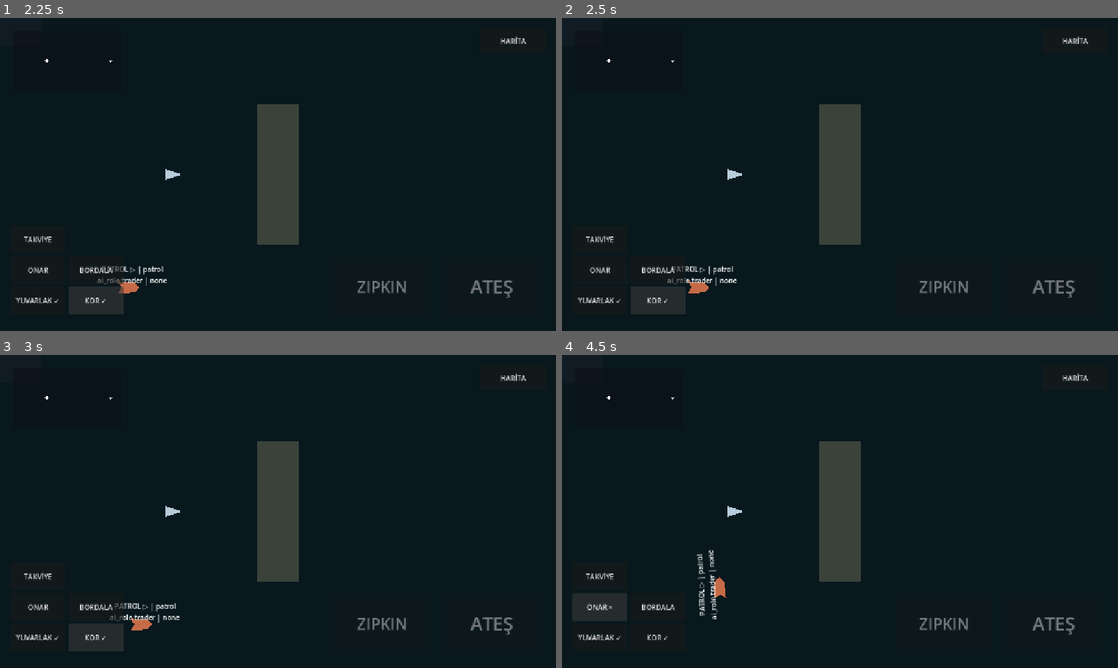
Above: before the commit, frames 1-4 (two rows, left to right).
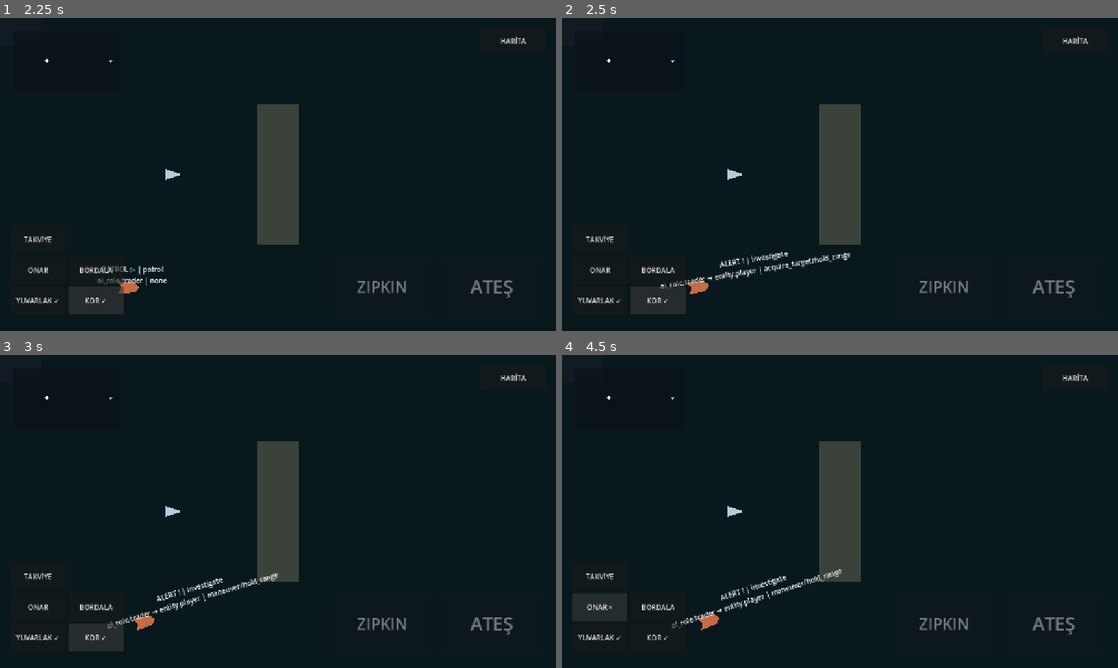
Above: after the commit, the same moments.

Repository: TheOsmanYILDIRIM/SeaCraft
Game: Godot game, scene res://src/presentation/bootstrap.tscn
The game is run twice, just before and just after one commit, with the same random seed, the same clock (stepped at 60 frames per second) and the same inputs.
Inputs:
- Up to frame 1 (2.25 s): click "YUVARLAK" at 0.5 s; click "YUVARLAK ✓" at 1.25 s; click "KOR" at 2 s
- Up to frame 2 (2.5 s): no input
- Up to frame 3 (3 s): click "KOR ✓" at 2.75 s
- Up to frame 4 (4.5 s): click "ONAR" at 3.5 s; click "ONAR ×" at 4.25 s

Frame 1 is identical in both runs. In frame 2, 0.8% of the frame differs, in the area x 17-52%, y 74-89%; in frame 3, 0.7%; in frame 4, 1.0%, in the area x 19-51%, y 62-88%.
Error before the commit: Invalid type in utility function "min()". Cannot convert argument 1 from String to float. (res://src/simulation/ai/faction_relation_resolver.gd:84)

Commit message:
fix(ai03): stabilize fleet IDs and relation ordering

Diff:
--- a/src/simulation/ai/ai03_convoy_fixture.gd
+++ b/src/simulation/ai/ai03_convoy_fixture.gd
@@ -5,7 +5,7 @@
 static func build(index: int, sector_id: String) -> Dictionary:
 	if index < 0 or index > 99 or not SectorIds.valid(sector_id):
 		return {}
-	var suffix := "%02d" % index
+	var suffix := "c%02d" % index
 	var fleet_id := "fleet.ai03.convoy.%s" % suffix
 	var leader := "entity.ai03.merchant.%s" % suffix
 	var escort_a := "entity.ai03.escort.%s.a" % suffix
--- a/src/simulation/ai/faction_relation_resolver.gd
+++ b/src/simulation/ai/faction_relation_resolver.gd
@@ -28,7 +28,8 @@
 		return true
 	if not _relations.has(key) and _relations.size() >= MAX_RELATIONS:
 		return false
-	_relations[key] = {"a": min(faction_a, faction_b), "b": max(faction_a, faction_b), "relation": value}
+	var ordered := _ordered(faction_a, faction_b)
+	_relations[key] = {"a": ordered[0], "b": ordered[1], "relation": value}
 	return true
 
 
@@ -75,10 +76,18 @@
 		var key := _key(a, b)
 		if planned.has(key):
 			return false
-		planned[key] = {"a": min(a, b), "b": max(a, b), "relation": rel}
+		var ordered := _ordered(a, b)
+		planned[key] = {"a": ordered[0], "b": ordered[1], "relation": rel}
 	_relations = planned
 	return true
 
 
+static func _ordered(a: String, b: String) -> Array[String]:
+	var ordered: Array[String] = [a, b]
+	ordered.sort()
+	return ordered
+
+
 static func _key(a: String, b: String) -> String:
-	return "%s|%s" % [min(a, b), max(a, b)]
+	var ordered := _ordered(a, b)
+	return "%s|%s" % [ordered[0], ordered[1]]
--- a/src/simulation/ai/fleet_coordinator.gd
+++ b/src/simulation/ai/fleet_coordinator.gd
@@ -176,7 +176,7 @@
 		var reason := "regroup_to_slot" if fleet["fleet_state"] == REGROUP else "formation_slot"
 		var command := FleetCommand.create(
 			fleet_id, str(fleet["leader_id"]), str(member["member_id"]),
-			"command.%s.%d" % [fleet_id, sequence], kind, str(fleet["fleet_goal_id"]),
+			"command.%s.s%06d" % [fleet_id, sequence], kind, str(fleet["fleet_goal_id"]),
 			destination, slot, tick, sequence, reason
 		)
 		if command.is_empty():
@@ -269,6 +269,22 @@
 		world_jobs_completed += 1
 	_fleets[fleet_id] = fleet
 	return true
+
+
+func consume_support_request(fleet_id: String, request: Dictionary, tick: int, hop_count: int = 0) -> Array:
+	if not DtoContract.is_primitive_safe(request):
+		return []
+	var support_id := str(request.get("support_id", ""))
+	var requester_id := str(request.get("requester_id", ""))
+	var target_id := str(request.get("target_id", ""))
+	var decision_sequence: Variant = request.get("decision_sequence", -1)
+	if not SectorIds.valid(support_id) or not SectorIds.valid(requester_id):
+		return []
+	if not target_id.is_empty() and not SectorIds.valid(target_id):
+		return []
+	if typeof(decision_sequence) not in [TYPE_INT, TYPE_FLOAT] or int(decision_sequence) < 0 or float(decision_sequence) != float(int(decision_sequence)):
+		return []
+	return dispatch_support(fleet_id, support_id, requester_id, target_id, tick, hop_count)
 
 
 func dispatch_support(fleet_id: String, support_id: String, requester_id: String, target_id: String,
@@ -298,7 +314,7 @@
 		var sequence := int(fleet["commander_sequence"])
 		var command := FleetCommand.create(
 			fleet_id, str(fleet["leader_id"]), str(raw["member_id"]),
-			"command.%s.%d" % [fleet_id, sequence], FleetCommand.SUPPORT_RESPONSE,
+			"command.%s.s%06d" % [fleet_id, sequence], FleetCommand.SUPPORT_RESPONSE,
 			target_id, Vector2.INF, {}, tick, sequence, "bounded_existing_fleet_support"
 		)
 		if not command.is_empty():
@@ -407,7 +423,7 @@
 	var candidates: Array = []
 	for raw in fleet["members"]:
 		raw["slot_index"] = -1
-		if raw["member_id"] != leader_id:
+		if raw["member_id"] != leader_id and bool(raw["alive"]) and bool(raw["available"]) and str(raw["sector_id"]) == str(fleet["sector_id"]):
 			candidates.append(raw)
 	candidates.sort_custom(_member_before)
 	var slots := _slot_definitions(str(fleet["formation_type"]), candidates.size())
--- a/src/simulation/ai/npc_brain.gd
+++ b/src/simulation/ai/npc_brain.gd
@@ -218,7 +218,7 @@
 	if str(_last_tactical.get("tactical_intent", "")) != TacticalDecision.SUPPORT:
 		return {}
 	return {
-		"support_id": "support.%s.%d" % [_entity_id, _decision_sequence],
+		"support_id": "support.%s.s%d" % [_entity_id, _decision_sequence],
 		"requester_id": _entity_id,
 		"target_id": str(_last_tactical.get("target_id", "")),
 		"decision_sequence": _decision_sequence,
--- a/tests/unit/test_ai03_fleet_world.gd
+++ b/tests/unit/test_ai03_fleet_world.gd
@@ -12,16 +12,18 @@
 	var b := FleetCoordinator.new(true)
 	assert_true(a.register_fleet(fixture))
 	assert_true(b.register_fleet(reversed))
-	for formation in [FleetCoordinator.COLUMN, FleetCoordinator.LINE, FleetCoordinator.WEDGE]:
+	var formations := [FleetCoordinator.COLUMN, FleetCoordinator.LINE, FleetCoordinator.WEDGE]
+	for index in formations.size():
+		var formation: String = formations[index]
+		var base_tick := 10 + index * 40
 		assert_true(a.set_formation(fixture["fleet_id"], formation))
 		assert_true(b.set_formation(fixture["fleet_id"], formation))
 		assert_eq(a.formation_slots(fixture["fleet_id"]), b.formation_slots(fixture["fleet_id"]), formation)
-		var first := a.formation_commands(fixture["fleet_id"], Vector2(100, 100), 0.0, 10)
+		var first := a.formation_commands(fixture["fleet_id"], Vector2(100, 100), 0.0, base_tick)
 		assert_true(DtoContract.is_primitive_safe(first))
 		assert_gt(first.size(), 0)
-		var jitter := a.formation_commands(fixture["fleet_id"], Vector2(101, 100), 0.0, 11)
+		var jitter := a.formation_commands(fixture["fleet_id"], Vector2(101, 100), 0.0, base_tick + 1)
 		assert_eq(jitter.size(), 0)
-		a.begin_tick(40)
 	assert_eq((a.formation_slots(fixture["fleet_id"]) as Array).size(), 3)
 	print("AI03_FORMATION_SLOTS_OK")
 
@@ -41,7 +43,10 @@
 	var hostile_id := "entity.ai03.ambush.hostile"
 	assert_true(sector.register_entity(escort_id, Vector2(-420, 120)))
 	assert_true(sector.register_entity(hostile_id, Vector2(-220, 120)))
+	var relations := FactionRelationResolver.new(true)
+	assert_true(relations.set_relation("faction.ai03.convoy", "faction.ai03.hostile", FactionRelationResolver.HOSTILE))
 	var combat := CombatAuthority.new(sector, SeedStreams.new(9301), 60)
+	assert_true(combat.bind_relation_resolver(relations))
 	assert_true(combat.register(escort_id, "faction.ai03.convoy", 200.0, _weapon()))
 	assert_true(combat.register(hostile_id, "faction.ai03.hostile", 200.0))
 	var motor := ShipMotor.new()
@@ -50,13 +55,27 @@
 	motor.global_position = sector.entity_position(escort_id)
 	var brain := NpcBrain.create(escort_id, sector, combat, motor, TUNING as NpcAiTuning, true, ESCORT_PROFILE as NpcRoleProfile)
 	assert_not_null(brain)
-	var slot_command := FleetCommand.create(fleet_id, fixture["leader_id"], escort_id, "command.ai03.local.1", FleetCommand.OCCUPY_SLOT, fixture["leader_id"], Vector2(-300, 120), {}, 1, 1, "formation_slot")
+	var slot_command := FleetCommand.create(fleet_id, fixture["leader_id"], escort_id, "command.ai03.local.s1", FleetCommand.OCCUPY_SLOT, fixture["leader_id"], Vector2(-300, 120), {}, 1, 1, "formation_slot")
 	assert_true(brain.set_fleet_command(slot_command))
 	assert_true(brain.decision_tick(10))
 	assert_eq(brain.state_id(), NpcBrain.State.ALERT)
 	assert_gt(int(brain.telemetry()["tactical_evaluation_count"]), 0)
+	assert_true(relations.set_relation("faction.ai03.convoy", "faction.ai03.hostile", FactionRelationResolver.NEUTRAL))
 	assert_true(coordinator.set_threat(fleet_id, false, false))
 	assert_eq(coordinator.fleet_snapshot(fleet_id)["fleet_state"], FleetCoordinator.REGROUP)
+	var regroup_commands := coordinator.formation_commands(fleet_id, Vector2(-520, 160), 0.0, 20)
+	var regroup_command: Dictionary = {}
+	for command in regroup_commands:
+		if command["member_id"] == escort_id:
+			regroup_command = command
+			break
+	assert_false(regroup_command.is_empty())
+	assert_true(brain.set_fleet_command(regroup_command))
+	var path_before := int(brain.telemetry()["path_request_count"])
+	assert_true(brain.decision_tick(20))
+	assert_eq(brain.state_id(), NpcBrain.State.PATROL)
+	assert_gt(int(brain.telemetry()["path_request_count"]), path_before)
+	assert_true(motor.has_target())
 	assert_true(coordinator.complete_regroup(fleet_id))
 	assert_eq(coordinator.fleet_snapshot(fleet_id)["fleet_state"], FleetCoordinator.FORMATION)
 	print("AI03_CONVOY_AMBUSH_OK")
@@ -71,7 +90,7 @@
 	assert_true(coordinator.mark_member_status(fleet_id, fixture["leader_id"], false, false, FoundationSector.ID))
 	var fleet := coordinator.fleet_snapshot(fleet_id)
 	assert_eq(fleet["fleet_id"], fleet_id)
-	assert_eq(fleet["leader_id"], "entity.ai03.escort.02.a")
+	assert_eq(fleet["leader_id"], "entity.ai03.escort.c02.a")
 	assert_eq(fleet["world_job"], before_job)
 	assert_eq(fleet["fleet_state"], FleetCoordinator.REGROUP)
 	assert_eq(int(coordinator.telemetry()["succession_count"]), 1)
@@ -182,12 +201,21 @@
 	var coordinator := FleetCoordinator.new(true)
 	assert_true(coordinator.register_fleet(fixture))
 	var before_members := coordinator.member_count()
-	var first := coordinator.dispatch_support(fixture["fleet_id"], "support.ai03.4.1", fixture["leader_id"], "entity.ai03.support.target", 20, 0)
+	var request := {
+		"support_id": "support.ai03.c04.s01",
+		"requester_id": fixture["leader_id"],
+		"target_id": "entity.ai03.support.target",
+		"decision_sequence": 1,
+	}
+	var first := coordinator.consume_support_request(fixture["fleet_id"], request, 20, 0)
 	assert_eq(first.size(), 2)
 	for command in first:
 		assert_eq(command["kind"], FleetCommand.SUPPORT_RESPONSE)
-	assert_eq(coordinator.dispatch_support(fixture["fleet_id"], "support.ai03.4.1", fixture["leader_id"], "entity.ai03.support.target", 21, 1).size(), 0)
-	assert_eq(coordinator.dispatch_support(fixture["fleet_id"], "support.ai03.4.2", fixture["leader_id"], "entity.ai03.support.target", 22, 3).size(), 0)
+	assert_eq(coordinator.consume_support_request(fixture["fleet_id"], request, 21, 1).size(), 0)
+	var over_hop := request.duplicate(true)
+	over_hop["support_id"] = "support.ai03.c04.s02"
+	over_hop["decision_sequence"] = 2
+	assert_eq(coordinator.consume_support_request(fixture["fleet_id"], over_hop, 22, 3).size(), 0)
 	assert_eq(coordinator.member_count(), before_members)
 	print("AI03_SUPPORT_RESPONSE_OK")
 
@@ -227,6 +255,13 @@
 	var dto := SaveSnapshot.capture(sector, "entity.ai03.persist.player", ship, SeedStreams.new(9304), SaveSnapshot.LOCAL, "", SaveSnapshot.empty_loot_state(), {"fleet": saved})
 	assert_false(dto.is_empty())
 	assert_eq(SaveSnapshot.authoritative_state(dto)["fleet"], saved)
+	var disabled_fleet := FleetCoordinator.new(false)
+	assert_false(disabled_fleet.register_fleet(fixture))
+	assert_eq(disabled_fleet.fleet_count(), 0)
+	var disabled_dock := DockAuthority.new(false)
+	assert_false(disabled_dock.register_dock("dock.ai03.disabled", FoundationSector.ID, 1, Vector2.ZERO))
+	var disabled_relations := FactionRelationResolver.new(false)
+	assert_false(disabled_relations.set_relation("faction.ai03.alpha", "faction.ai03.beta", FactionRelationResolver.HOSTILE))
 	print("AI03_PERSISTENCE_OK")
 
 
@@ -256,7 +291,7 @@
 	var dock := DockAuthority.new(true)
 	assert_true(dock.register_dock("dock.ai03.budget", FoundationSector.ID, 2, Vector2.ZERO))
 	for i in 24:
-		assert_true(dock.request("dock.ai03.budget", "entity.ai03.queue.%02d" % i, i))
+		assert_true(dock.request("dock.ai03.budget", "entity.ai03.queue.q%02d" % i, i))
 	var metrics := coordinator.telemetry()
 	print("AI03_FLEET_BUDGET_OK fleet_count=%d ship_count=%d formation_updates=%d max_formation_updates_per_tick=%d path_requests=%d max_path_jobs_per_tick=%d dock_queue_max=%d succession_count=%d break_reform_count=%d support_dispatch_count=%d bt_failures=0 bt_timeouts=0" % [
 		coordinator.fleet_count(), coordinator.member_count(), int(metrics["formation_updates"]),
